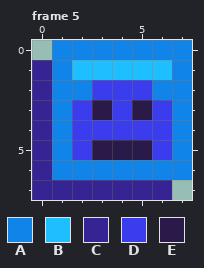
File history of a pixel-art file, Succubus/Sprites/OpponentsIcons.aseprite. Above is the file before it was changed.
8x8 pixels, 6 frames. Shown: frame 5. The commit also changed other frames, which this record leaves out.
Palette (. is transparent): A #1184ea  B #1ebfff  C #362394  D #3c3cef  E #2a1a49
Pixels before, frame 5, first column x 0:
0 .AAAAAAA
1 CABBBBBA
2 CAADDDAA
3 CADEDEDA
4 CADDDDDA
5 CADEEEDA
6 CAAAAAAA
7 CCCCCCC.
The same view after the edit:
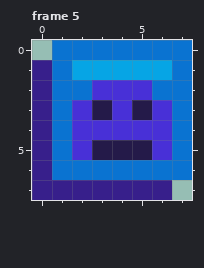
The exact change:
Colour A changes from #1184ea to #0a73d1.
Colour B changes from #1ebfff to #06a5e5.
Colour C changes from #362394 to #371f8b.
Colour D changes from #3c3cef to #4830d7.
Colour E changes from #2a1a49 to #241a49.
Pixel boxes of the changes (left, top, right, bottom) in both pictures:
changed: (32, 40, 192, 200)
